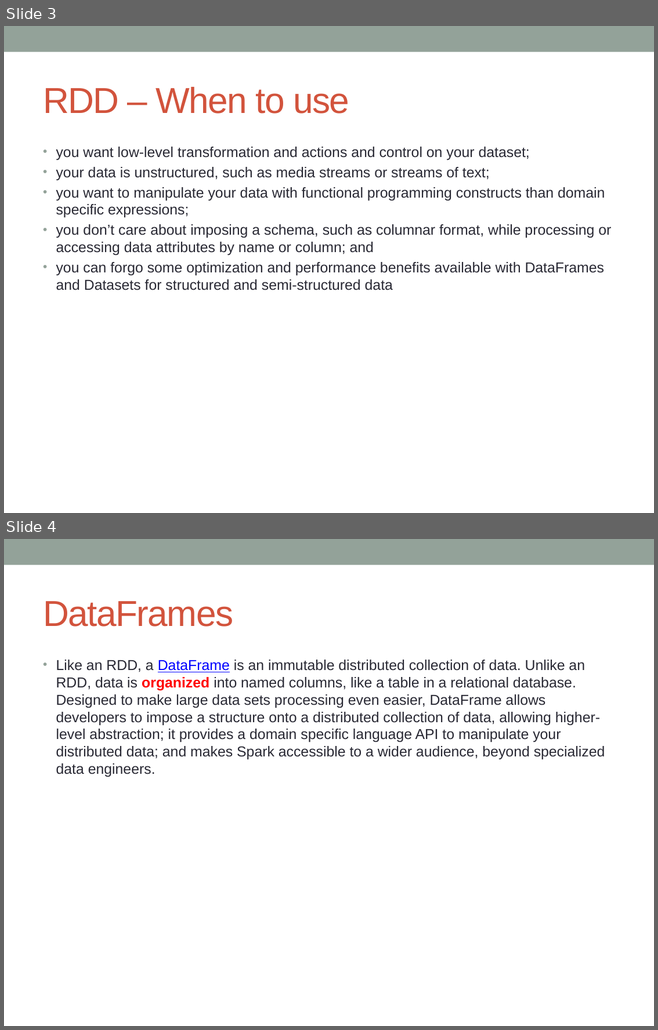
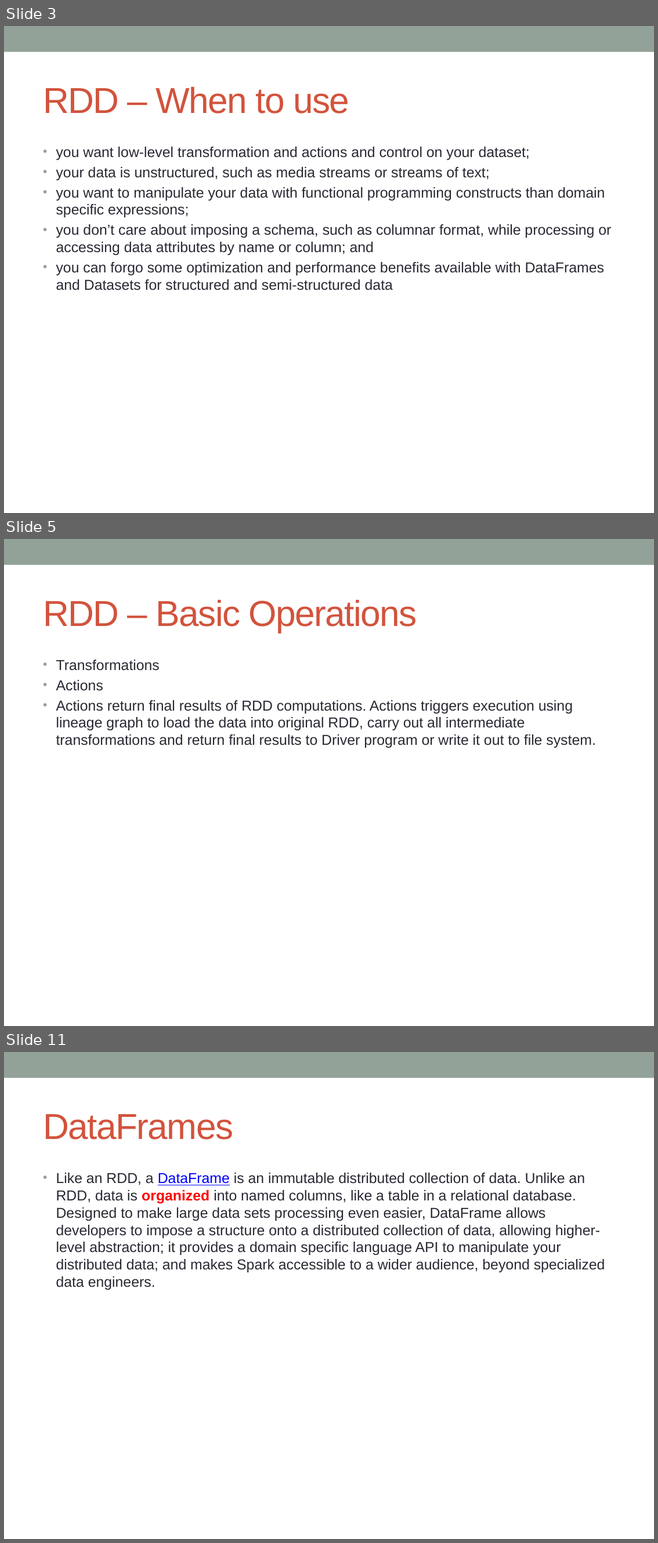
Before and after one commit to notionquest/ProjectDocumentation, a slide deck: Spark.pptx. Shown one above the other, each under a label of ours: slides 3 and 4 before the commit, slides 3, 5 and 11 after it; the slides between them are not shown. The pictures are 658x1030 and 658x1543 pixels, drawn with LibreOffice and Linux fonts; fonts in the diff are those of the drawing. Boxes give left, top, right and bottom in pixels: in the first picture for what was removed or moved away, otherwise in the second. Text is boxed around its words. In the diff, an @@ line names an element or a change of style, - is before the commit and + after.

```diff
--- a/Spark.pptx
+++ b/Spark.pptx
@@ slide 5 added at box(4, 539, 654, 1026), background #FFFFFF; not listed: 1 template element that a slide beside it also shows @@
@@ title added at box(43, 600, 417, 633), 40 pt, text #D2533C @@
+RDD – Basic Operations
@@ text added at box(56, 660, 595, 748), 16 pt, text #292934 @@
+• Transformations
+• Actions
+• Actions return final results of RDD computations. Actions triggers execution using lineage graph to load the data into original RDD, carry out all intermediate transformations and return final results to Driver program or write it out to file system.
@@ what was slide 4 is now slide 11 @@
```
Also in this commit, not shown: 1 slide changed, 7 other slides added.
